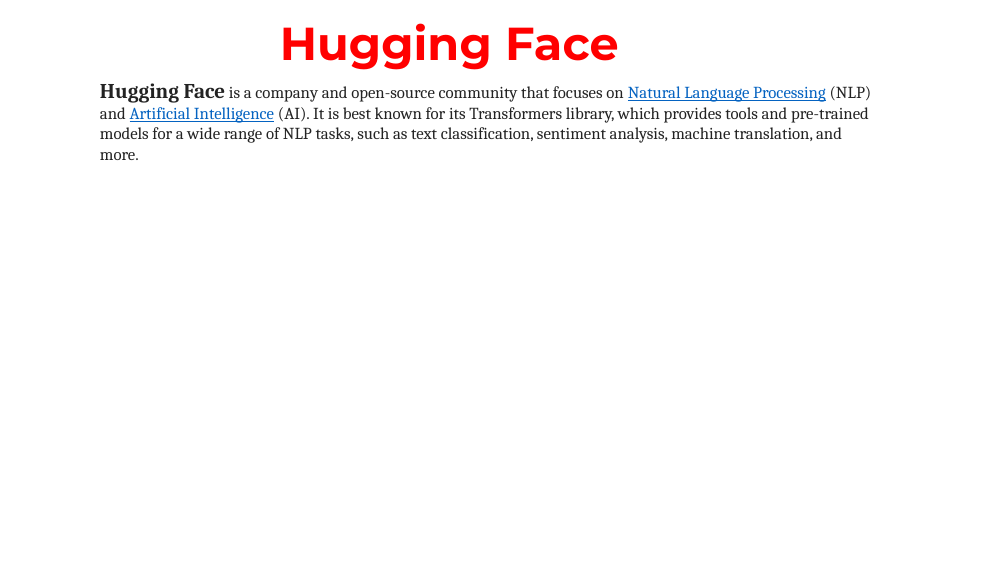
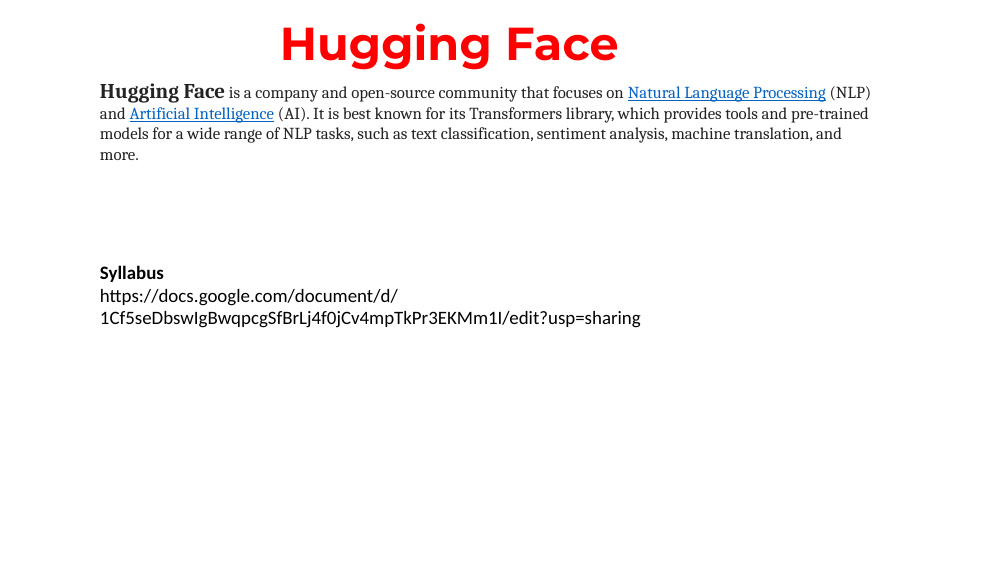
Before and after one commit to shahil04/ds_materials, a slide deck: slide 1 of 9.Deep_learning/class_17_HuggingFace.pptx. Drawn at 1008x567 pixels with LibreOffice and Linux fonts; fonts in the diff are those of the drawing. Boxes give left, top, right and bottom in pixels: in the first picture for what was removed or moved away, otherwise in the second. Text is boxed around its words. In the diff, an @@ line names an element or a change of style, - is before the commit and + after.

```diff
--- a/9.Deep_learning/class_17_HuggingFace.pptx
+++ b/9.Deep_learning/class_17_HuggingFace.pptx
@@ text added at bbox=[100, 265, 641, 328], 18 pt, text #000000 @@
+Syllabus
+https://docs.google.com/document/d/1Cf5seDbswIgBwqpcgSfBrLj4f0jCv4mpTkPr3EKMm1I/edit?usp=sharing
```
Also in this commit, not shown: 2 other slides changed, 13 slides added, 1 slide removed, 22 other files.
